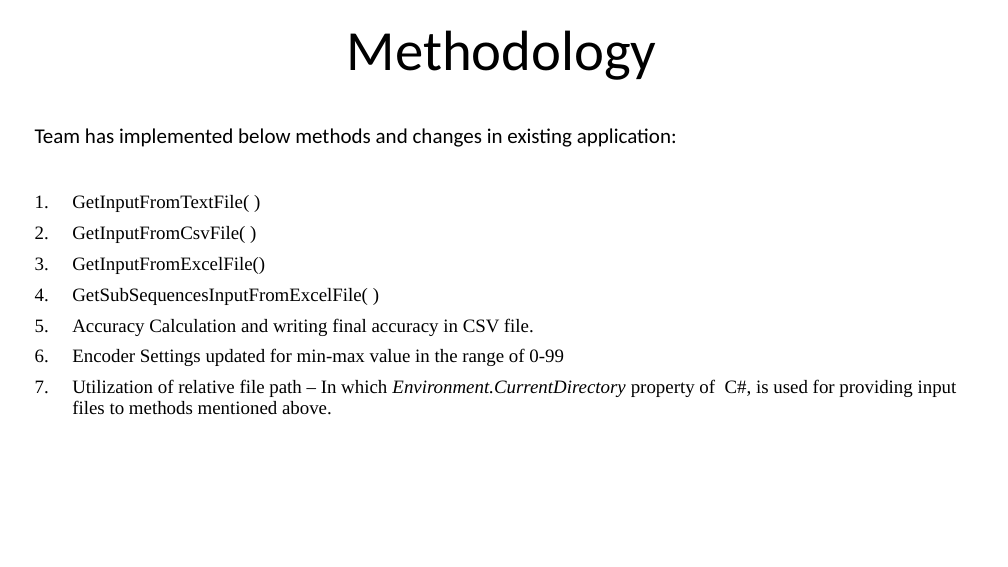
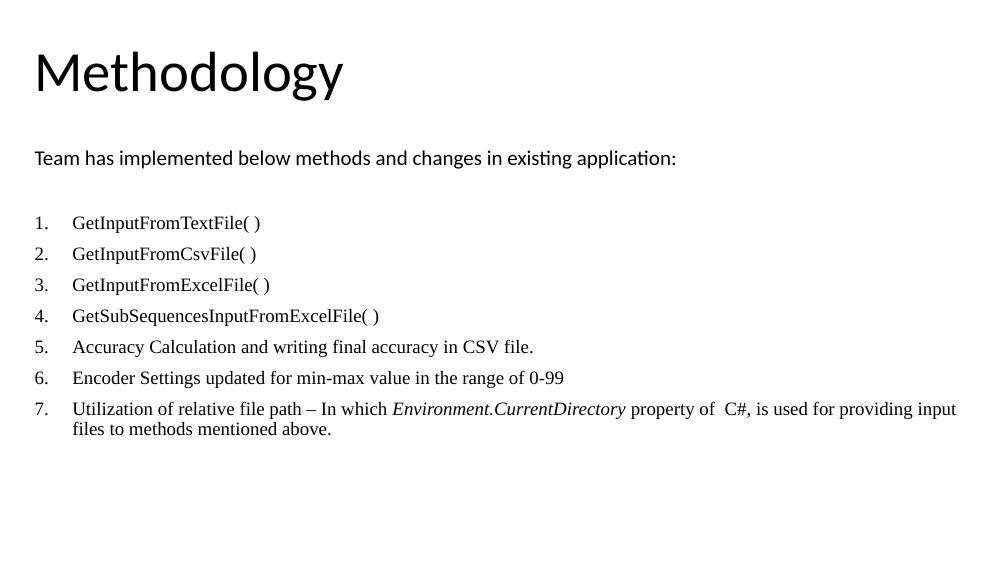
Before and after one commit to ddobric/neocortexapi, a slide deck: slide 6 of source/MySEProject/Documentation/ML2223_15 Approve Prediction of Multisequence Learning.pptx. Drawn at 1008x567 pixels with LibreOffice and Linux fonts; fonts in the diff are those of the drawing. Boxes give left, top, right and bottom in pixels: in the first picture for what was removed or moved away, otherwise in the second. Text is boxed around its words. In the diff, an @@ line names an element or a change of style, - is before the commit and + after.

```diff
--- a/source/MySEProject/Documentation/ML2223_15 Approve Prediction of Multisequence Learning.pptx
+++ b/source/MySEProject/Documentation/ML2223_15 Approve Prediction of Multisequence Learning.pptx
@@ title "Methodology": place and size @@
-title "Methodology" at [347, 30, 657, 80]
+title "Methodology" at [35, 51, 345, 101]
@@ title "Methodology" at [35, 51, 345, 101]: alignment centre to left @@
@@ subtitle "Team has implemented below methods ...": place and size @@
-subtitle "Team has implemented below methods ..." at [35, 128, 957, 415]
+subtitle "Team has implemented below methods ..." at [35, 150, 957, 436]
@@ subtitle at [72, 278, 259, 295]: spaces changed @@
-3. GetInputFromExcelFile()
+3. GetInputFromExcelFile( )
```
Also in this commit, not shown: 47 other files.
